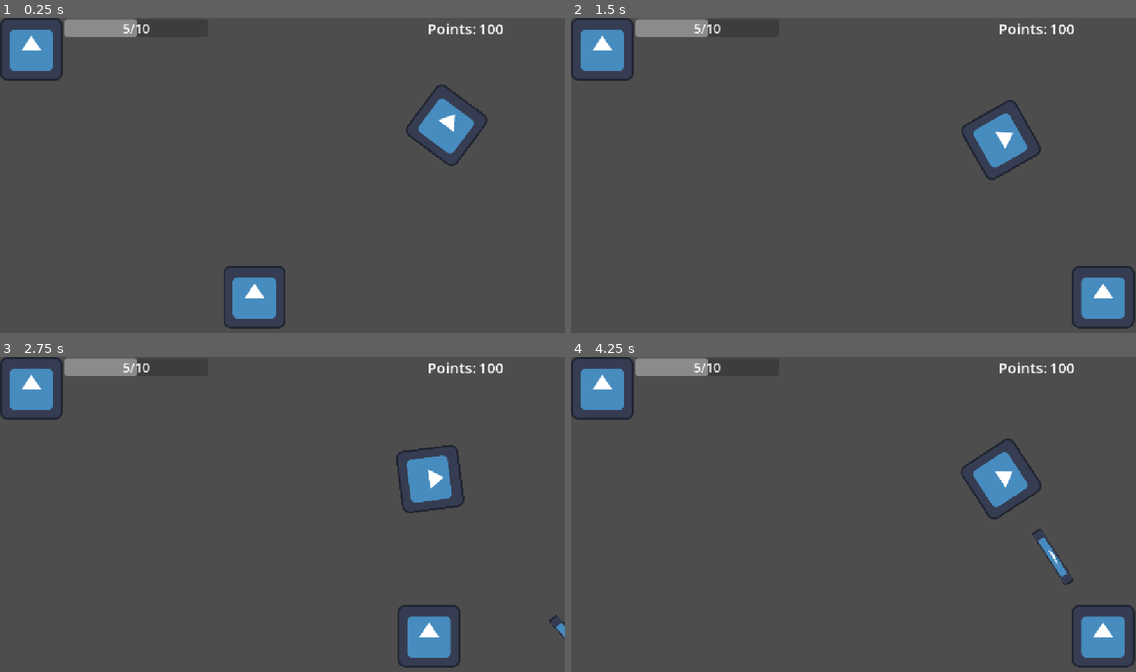
Above: before the commit, frames 1-4 (two rows, left to right).
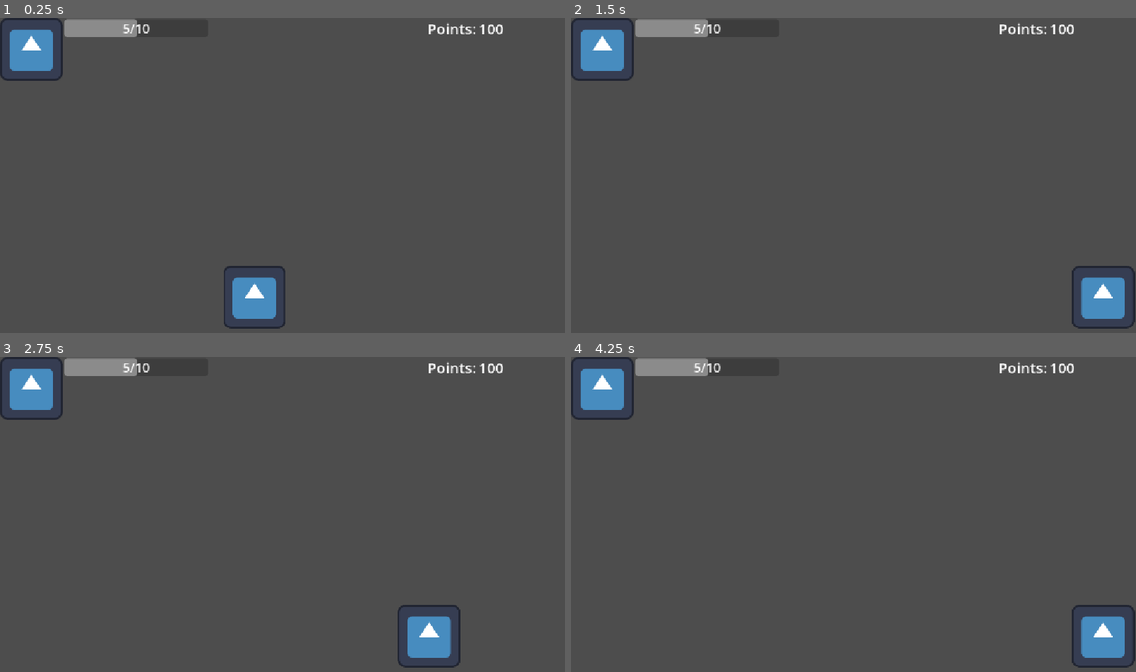
Above: after the commit, the same moments.

Repository: siggevarn380-netizen/Mini-jam-26-07---26-08
Game: Godot game, scene res://scenes/testscene.tscn
The game is run twice, just before and just after one commit, with the same random seed, the same clock (stepped at 60 frames per second) and the same inputs. The project has no main scene, so this scene is started directly. The engine's default icon, where the game draws it, is replaced by a stand-in: a white triangle on a blue panel in a dark square.
Inputs:
- Up to frame 1 (0.25 s): no input
- Up to frame 2 (1.5 s): tap Enter (ui_accept) at 0.5, 0.77 s; hold Right (ui_right) from 0.53 s (still down); tap Shift (dash) at 0.6, 1.35 s
- Up to frame 3 (2.75 s): tap Enter (ui_accept) at 1.52 s; release Right (ui_right) at 2.03 s; hold Left (ui_left) from 2.03 s (still down); tap Shift (dash) at 2.1 s
- Up to frame 4 (4.25 s): release Left (ui_left) at 2.78 s; hold Right (ui_right) from 2.78 s (still down); tap Shift (dash) at 2.85, 3.6 s; tap Enter (ui_accept) at 3.02, 3.77 s

The runs differ from the first frame. In frame 1, 1.3% of the frame differs, in the area x 71-87%, y 21-48%; in frame 2, 1.3%; in frame 3, 1.4%; in frame 4, 1.5%, in the area x 69-89%, y 25-73%.

Commit message:
tiny fix

Diff:
--- a/scenes/pew_pew_drone.tscn
+++ b/scenes/pew_pew_drone.tscn
@@ -12,8 +12,6 @@
 gravity_scale = 0.0
 script = ExtResource("1_4mdyj")
 comp_timer = NodePath("ComposureTimer")
-stop_distance = 500.0
-resume_distance = 700.0
 fire_timer = NodePath("FireTimer")
 muzzle = NodePath("Muzzle")
 metadata/_edit_group_ = true
--- a/scenes/testscene.tscn
+++ b/scenes/testscene.tscn
@@ -3,7 +3,6 @@
 [ext_resource type="Script" uid="uid://f40xhl73u7mv" path="res://scripts/test_script.gd" id="1_65iv0"]
 [ext_resource type="PackedScene" uid="uid://c0300sep5wrm4" path="res://scenes/player.tscn" id="2_r32pp"]
 [ext_resource type="PackedScene" uid="uid://ctgt6u8o4kk5w" path="res://scenes/ui.tscn" id="3_l2n4a"]
-[ext_resource type="PackedScene" uid="uid://vk17gyhr00nn" path="res://scenes/pew_pew_drone.tscn" id="4_l2n4a"]
 
 [sub_resource type="RectangleShape2D" id="RectangleShape2D_x15ge"]
 size = Vector2(1174, 20)
@@ -46,7 +45,4 @@
 
 [node name="UI" parent="." unique_id=1353638227 instance=ExtResource("3_l2n4a")]
 
-[node name="PewPewDrone" parent="." unique_id=743119867 instance=ExtResource("4_l2n4a")]
-position = Vector2(915, 215)
-
 [editable path="Player"]
--- a/scripts/Enemies/bullet.gd
+++ b/scripts/Enemies/bullet.gd
@@ -13,7 +13,7 @@
 	rotation = direction.angle()
 
 func _on_body_entered(body: Node) -> void:
-	if body.is_in_group("Player"):
-		if !body.is_invulnerable:
+	if !body.is_in_group("Enemies"):
+		if body.is_in_group("Player") and !body.is_invulnerable:
 			body.take_damage.emit(damage)
 		queue_free()
--- a/scripts/Enemies/pew_pew_drone.gd
+++ b/scripts/Enemies/pew_pew_drone.gd
@@ -3,14 +3,14 @@
 signal toggle_powers
 enum DragState{READY, DRAGGED, RELEASED}
 
-@export var impact_tolerance: float = 100 # Velocidad requerida para explotar/dañar al impactar
+@export var impact_tolerance: float = 100
 @export var comp_timer: Timer
 @export var speed: float = 200.0
 @export var right_stiffness: float = 8.0
 @export var max_right_speed: float = 3.0
 
-@export var stop_distance: float = 250.0   # Se detiene si está más cerca que esto
-@export var resume_distance: float = 320.0 # Vuelve a moverse si está más lejos que esto (histéresis)
+@export var stop_distance: float = 500.0
+@export var resume_distance: float = 700.0
 
 @export var fire_timer: Timer
 const bullet_scene = preload("res://scenes/bullet.tscn")
@@ -33,7 +33,6 @@
 			var to_target = target.global_position - global_position
 			var dist = to_target.length()
 
-			# Histéresis: evita que tiemble entrando/saliendo del rango
 			if _in_range:
 				if dist > resume_distance:
 					_in_range = false
